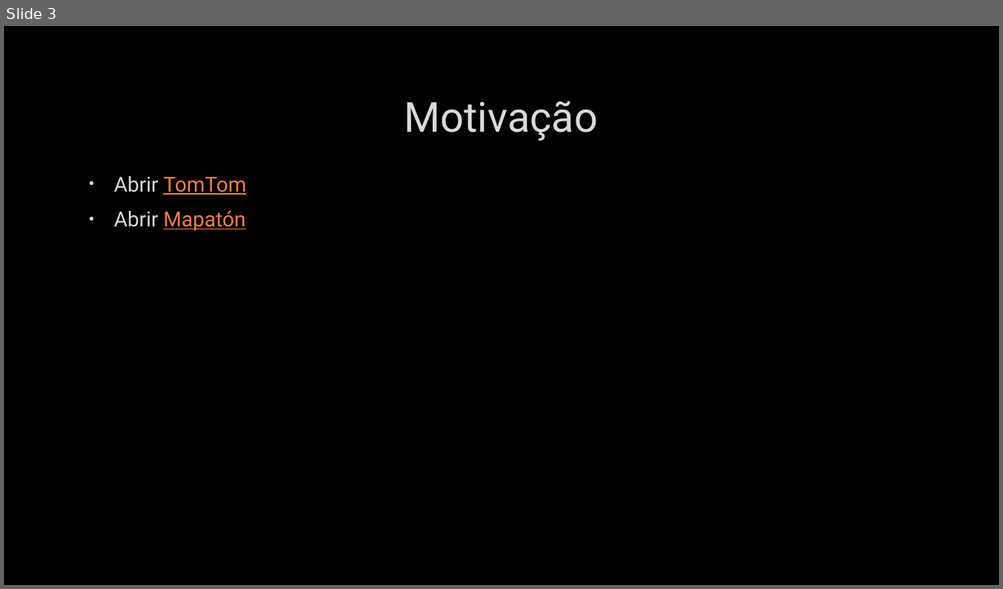
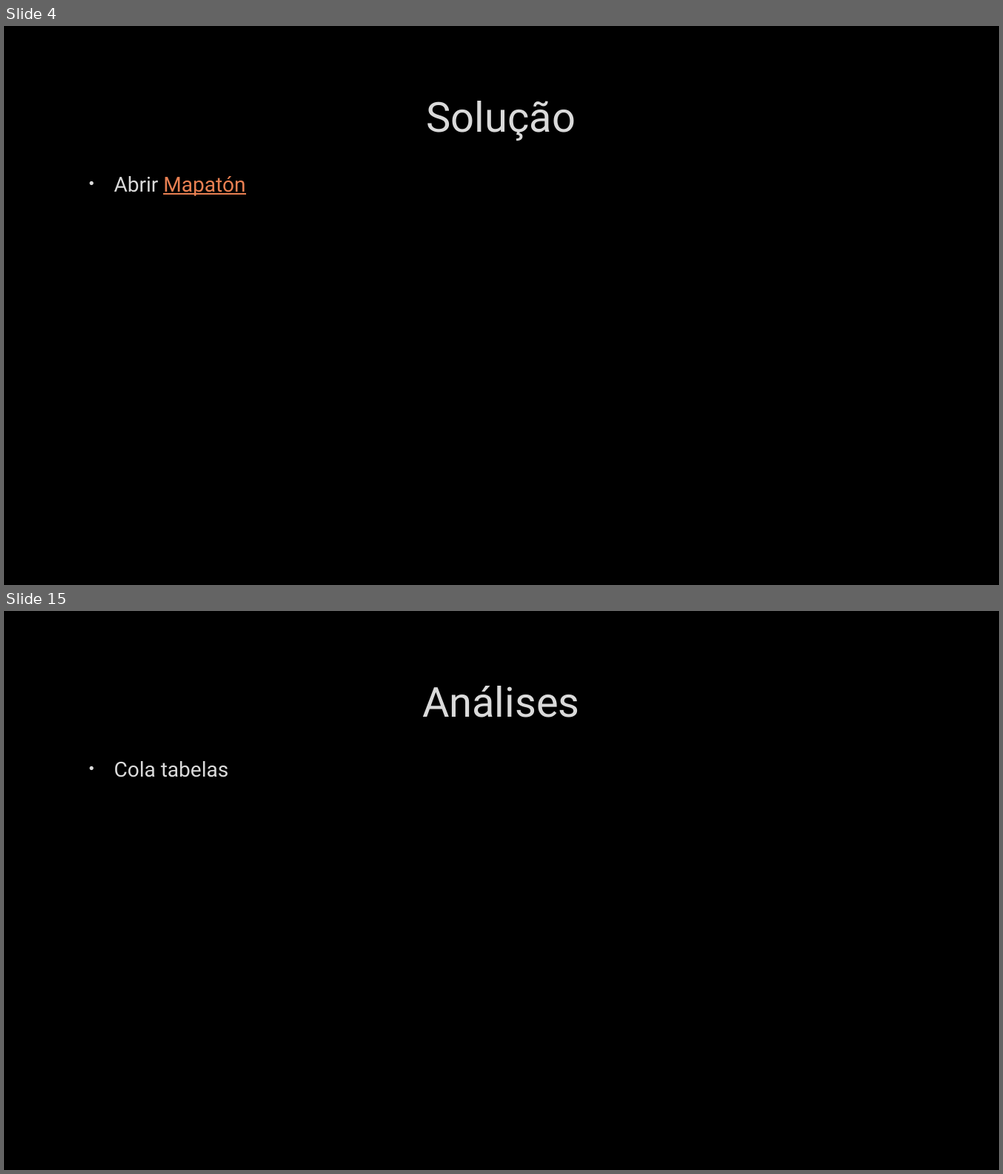
Before and after one commit to whschettert/ACO-Algorithm-for-Shortest-Path, a slide deck: Um Algoritmo de Colônia de Formigas para Otimização.pptx. Shown one above the other, each under a label of ours: slide 3 before the commit, slides 4 and 15 after it; the slides between them are not shown. The pictures are 1003x589 and 1003x1174 pixels, drawn with LibreOffice and Linux fonts; fonts in the diff are those of the drawing; background and template pictures are left out. Boxes give left, top, right and bottom in pixels: in the first picture for what was removed or moved away, otherwise in the second. Text is boxed around its words. In the diff, an @@ line names an element or a change of style, - is before the commit and + after.

```diff
--- a/Um Algoritmo de Colônia de Formigas para Otimização.pptx
+++ b/Um Algoritmo de Colônia de Formigas para Otimização.pptx
@@ slide 15 added at box(4, 611, 999, 1170), background picture (left out) @@
@@ title added at box(422, 686, 579, 718), 40 pt, text #DADADA @@
+Análises
@@ text added at box(114, 761, 229, 777), 20 pt, text #DADADA @@
+• Cola tabelas
@@ what was slide 3 is now slide 4 @@
@@ slide 4 changed as well @@
@@ title at box(427, 101, 575, 141): text changed @@
-Motivação
+Solução
@@ text at box(114, 176, 246, 195): paragraph removed @@
-• Abrir TomTom
```
Also in this commit, not shown: 1 other slide changed, 14 other slides added, 2 slides removed.
